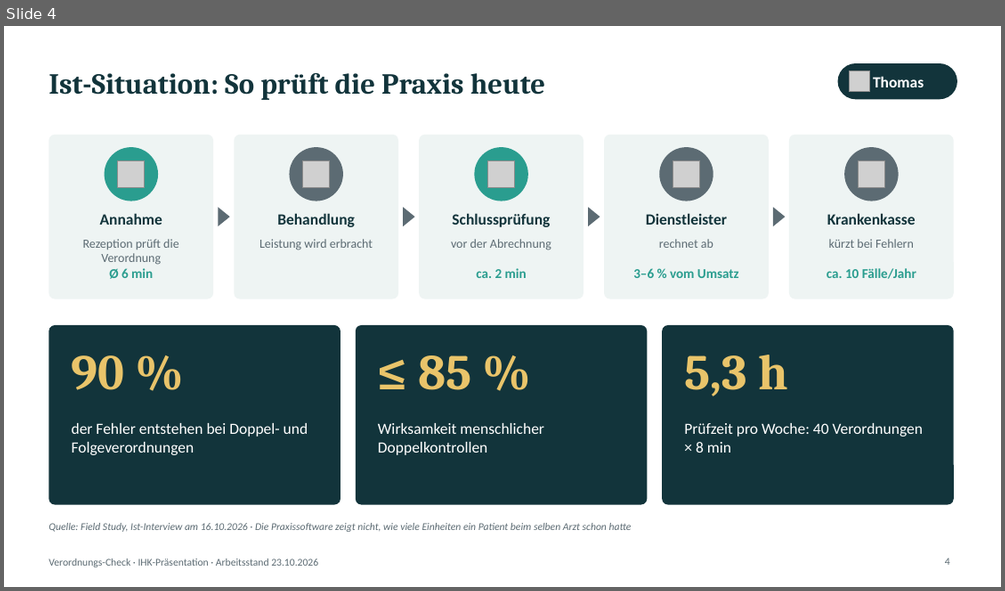
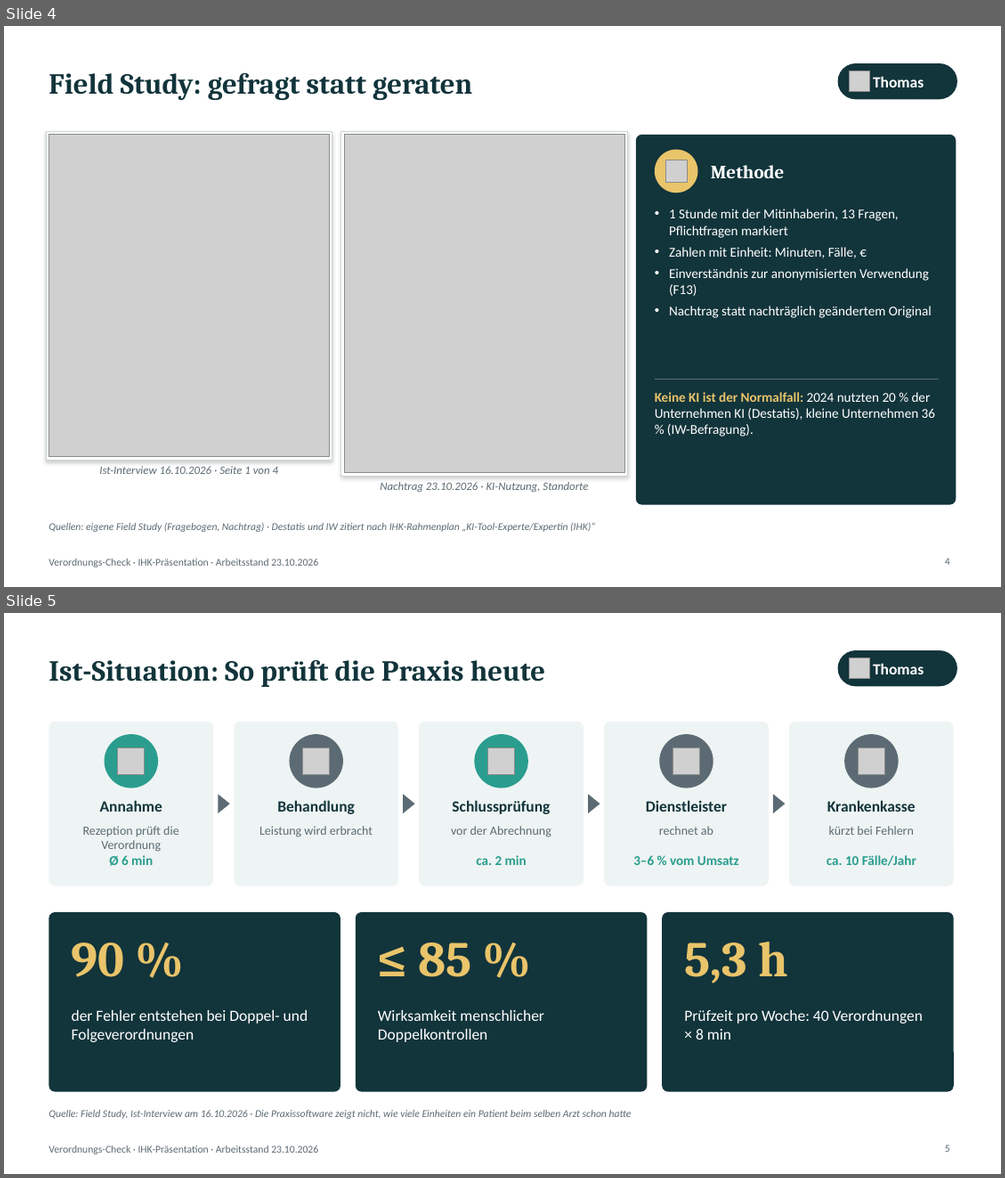
Before and after one commit to DBE-deve/verordnungs-check, a slide deck: docs/praesentation/Verordnungs-Check_IHK_3x15min_2026-10-23.pptx. Shown one above the other, each under a label of ours: slide 4 before the commit, slides 4 and 5 after it. The pictures are 1005x591 and 1005x1178 pixels, drawn with LibreOffice and Linux fonts; fonts in the diff are those of the drawing; grey boxes stand for pictures. Boxes give left, top, right and bottom in pixels: in the first picture for what was removed or moved away, otherwise in the second. Text is boxed around its words. In the diff, an @@ line names an element or a change of style, - is before the commit and + after.

```diff
--- a/docs/praesentation/Verordnungs-Check_IHK_3x15min_2026-10-23.pptx
+++ b/docs/praesentation/Verordnungs-Check_IHK_3x15min_2026-10-23.pptx
@@ slide 4 added at (4,26,1001,587), background #FFFFFF; not listed: 1 template element that a slide beside it also shows @@
@@ title added at (48,73,472,100), 28 pt, text #12343B, bold @@
+Field Study: gefragt statt geraten
@@ rounded rectangle added at (838,63,957,99), fill #12343B @@
@@ picture added at (849,70,870,92) @@
@@ text added at (873,76,923,87), 15 pt, text #FFFFFF, bold @@
+Thomas
@@ rectangle added at (46,131,332,459), fill #FFFFFF, outline #C9D6D3 0.75 pt @@
@@ rectangle added at (341,131,628,475), fill #FFFFFF, outline #C9D6D3 0.75 pt @@
@@ picture added at (48,135,329,457) @@
@@ picture added at (344,135,624,473) @@
@@ rounded rectangle added at (636,135,956,505), fill #12343B @@
@@ ellipse added at (655,150,698,192), fill #E9C46A @@
@@ picture added at (666,160,688,182) @@
@@ text added at (711,165,785,178), 18 pt, text #FFFFFF, bold @@
+Methode
@@ text added at (669,208,931,318), 13 pt, text #FFFFFF @@
+• 1 Stunde mit der Mitinhaberin, 13 Fragen, Pflichtfragen markiert
+• Zahlen mit Einheit: Minuten, Fälle, €
+• Einverständnis zur anonymisierten Verwendung (F13)
+• Nachtrag statt nachträglich geändertem Original
@@ line added from (655, 379) to (938, 379), #5C6B73 0.75 pt @@
@@ text added at (655,392,935,436), 13 pt, text #FFFFFF @@
+Keine KI ist der Normalfall: 2024 nutzten 20 % der Unternehmen KI (Destatis), kleine Unternehmen 36 % (IW-Befragung).
@@ text added at (99,466,278,474), 11 pt, text #5C6B73, italic @@
+Ist-Interview 16.10.2026 · Seite 1 von 4
@@ text added at (380,482,588,491), 11 pt, text #5C6B73, italic @@
+Nachtrag 23.10.2026 · KI-Nutzung, Standorte
@@ text added at (48,522,595,532), 10 pt, text #5C6B73, italic @@
+Quellen: eigene Field Study (Fragebogen, Nachtrag) · Destatis und IW zitiert nach IHK-Rahmenplan „KI-Tool-Experte/Expertin (IHK)“
@@ page number added at (945,557,950,564), 10 pt, text #5C6B73 @@
+4
@@ what was slide 4 is now slide 5 @@
@@ page number at (945,1144,950,1151): text changed @@
-4
+5
```
Also in this commit, not shown: 3 slides changed, 2 other slides added, 1 slide removed, 11 other files.
